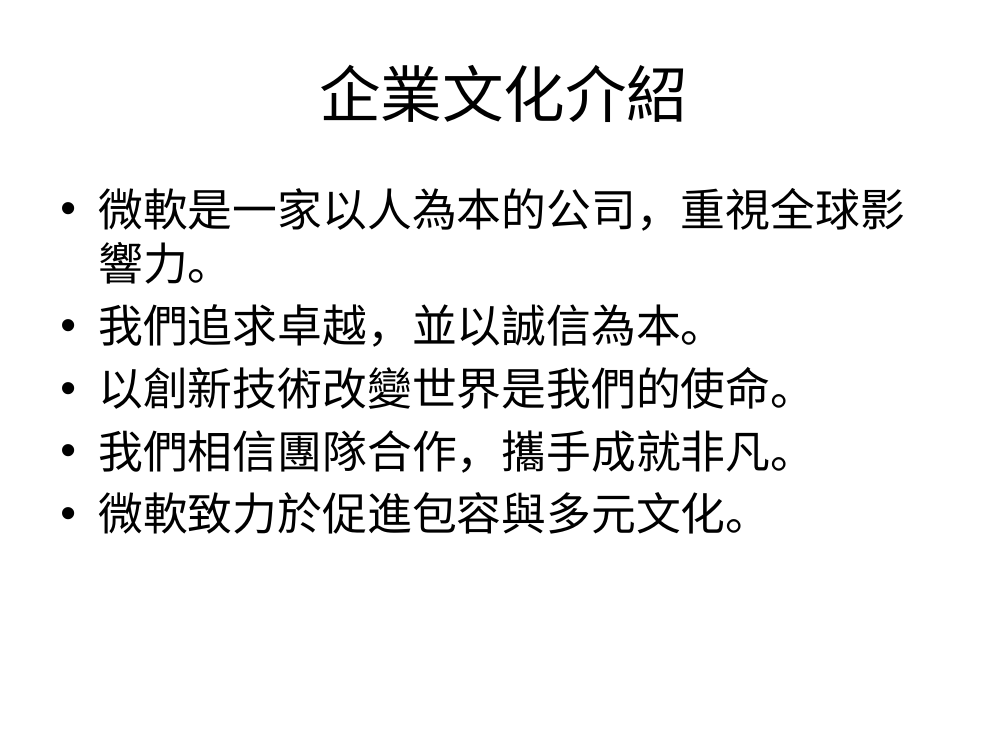
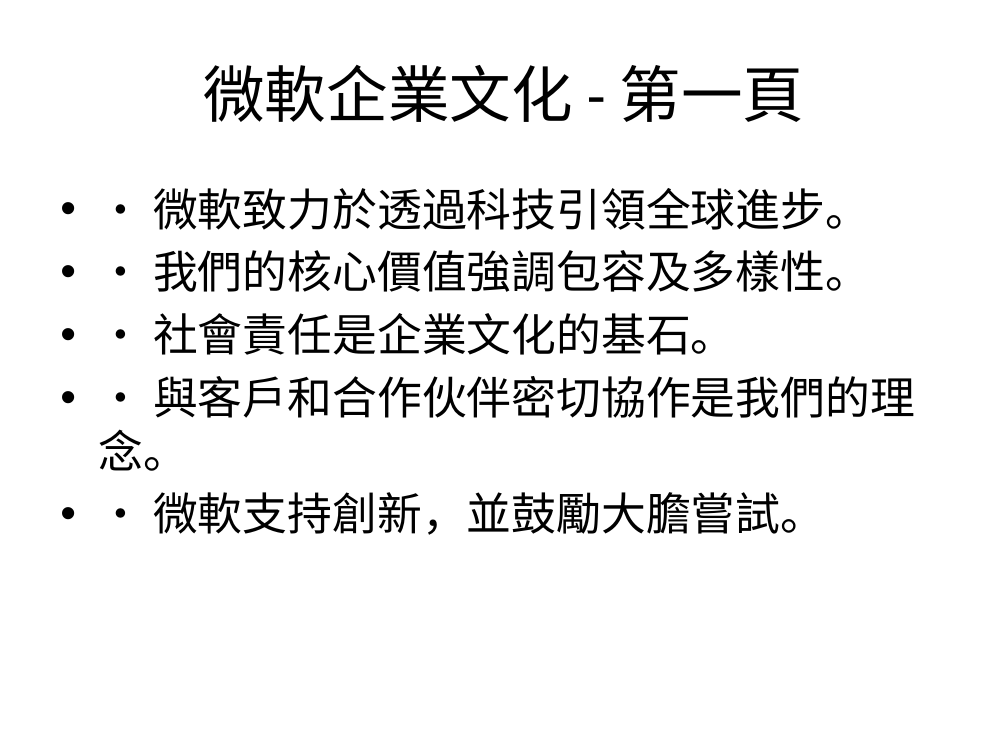
Before and after one commit to ownway22/ai-foundry-agents-samples, a slide deck: slide 1 of examples/mcp/filesystem_example/sample_files/microsoft_culture.pptx. Drawn at 1008x756 pixels with LibreOffice and Linux fonts; fonts in the diff are those of the drawing. Boxes give left, top, right and bottom in pixels: in the first picture for what was removed or moved away, otherwise in the second. Text is boxed around its words. In the diff, an @@ line names an element or a change of style, - is before the commit and + after.

```diff
--- a/examples/mcp/filesystem_example/sample_files/microsoft_culture.pptx
+++ b/examples/mcp/filesystem_example/sample_files/microsoft_culture.pptx
@@ title at (203,65,805,122): text changed @@
-企業文化介紹
+微軟企業文化 - 第一頁
@@ text at (98,188,915,535): text changed @@
-• 微軟是一家以人為本的公司，重視全球影響力。
-• 我們追求卓越，並以誠信為本。
-• 以創新技術改變世界是我們的使命。
-• 我們相信團隊合作，攜手成就非凡。
-• 微軟致力於促進包容與多元文化。
+• • 微軟致力於透過科技引領全球進步。
+• • 我們的核心價值強調包容及多樣性。
+• • 社會責任是企業文化的基石。
+• • 與客戶和合作伙伴密切協作是我們的理念。
+• • 微軟支持創新，並鼓勵大膽嘗試。
```
Also in this commit, not shown: 4 other slides changed, 1 other file.
